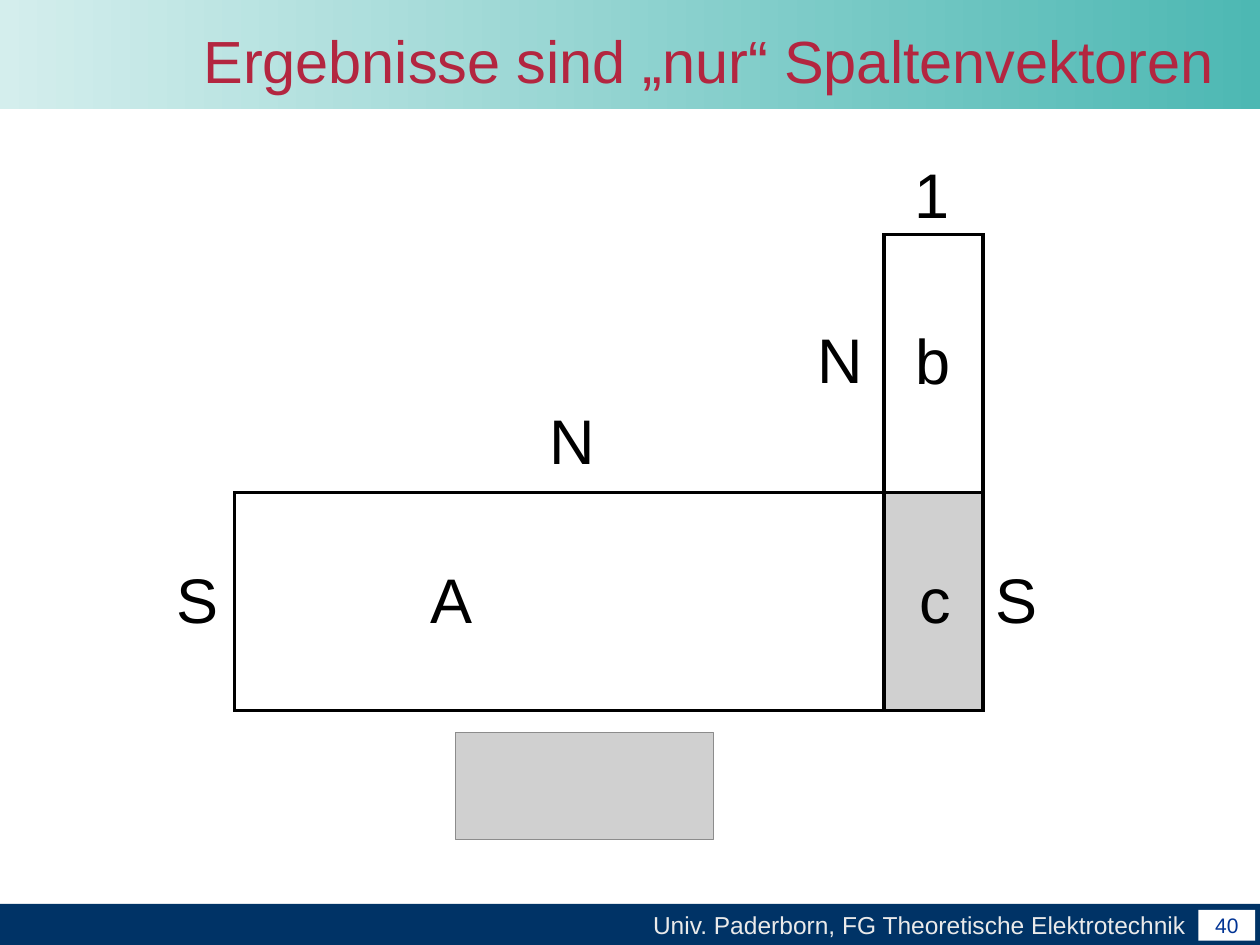
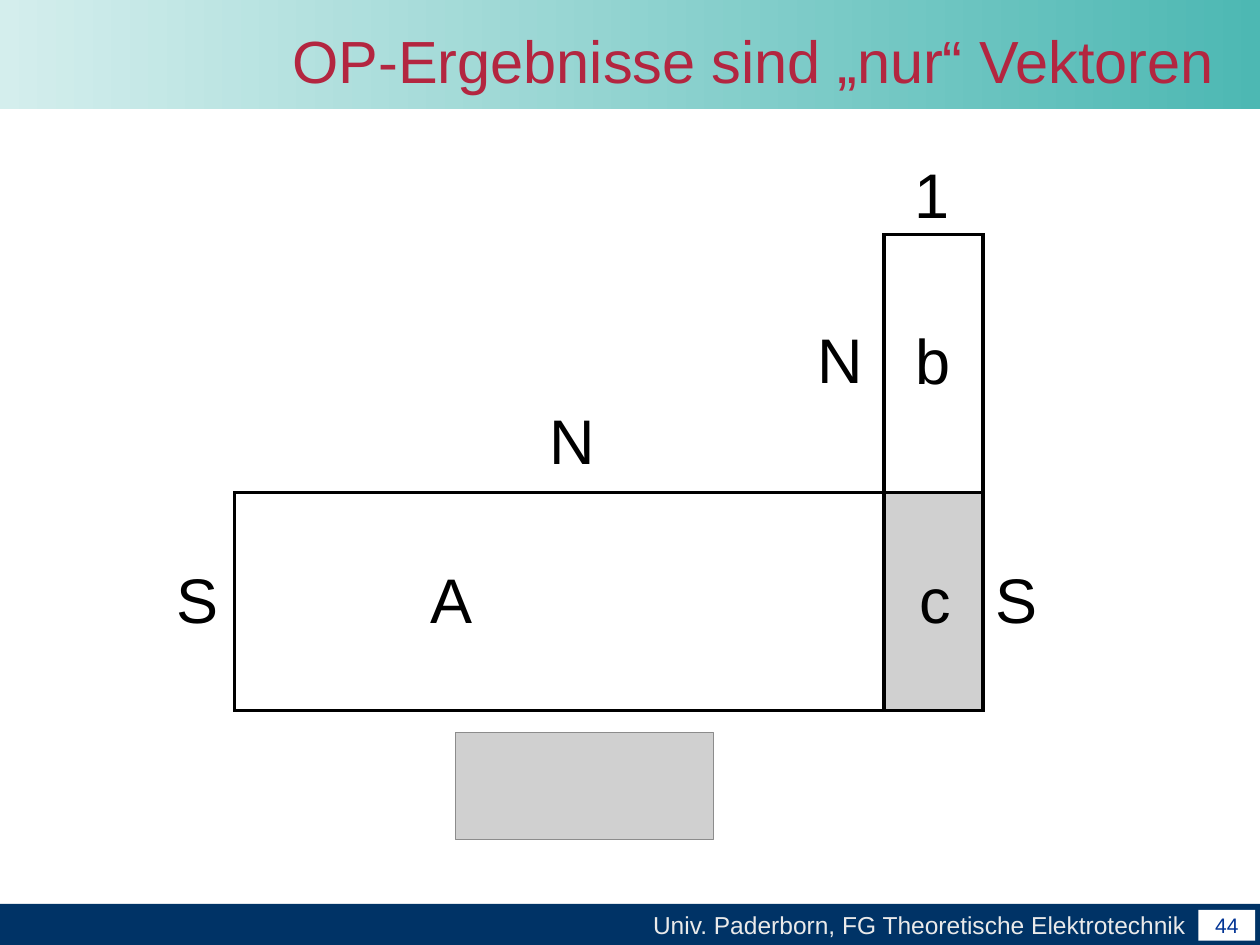
Before and after one commit to unconditional/projektarbeitcuda, a slide deck: slide 44 of Abschlussvortrag/Abschlussvortrag der Projektarbeit CUDA.ppt (slide 40 before the commit). Drawn at 1260x945 pixels with LibreOffice and Linux fonts; fonts in the diff are those of the drawing; grey boxes stand for pictures; background and template pictures are left out. Boxes give left, top, right and bottom in pixels: in the first picture for what was removed or moved away, otherwise in the second. Text is boxed around its words. In the diff, an @@ line names an element or a change of style, - is before the commit and + after.

```diff
--- a/Abschlussvortrag/Abschlussvortrag der Projektarbeit CUDA.ppt
+++ b/Abschlussvortrag/Abschlussvortrag der Projektarbeit CUDA.ppt
@@ title at (x1=293, y1=40, x2=1213, y2=94): text changed @@
-Ergebnisse sind „nur“ Spaltenvektoren
+OP-Ergebnisse sind „nur“ Vektoren
@@ page number at (x1=1215, y1=918, x2=1238, y2=933): text changed @@
-40
+44
```
Also in this commit, not shown: 6 other slides changed, 6 slides added, 2 slides removed.
